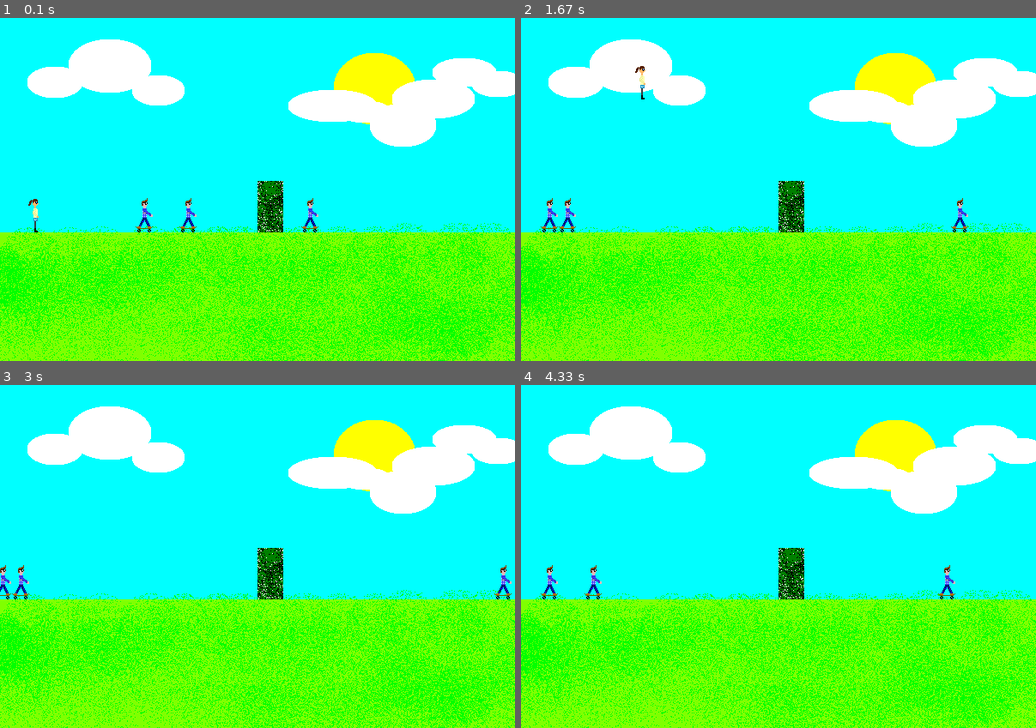
Above: before the commit, frames 1-4 (two rows, left to right).
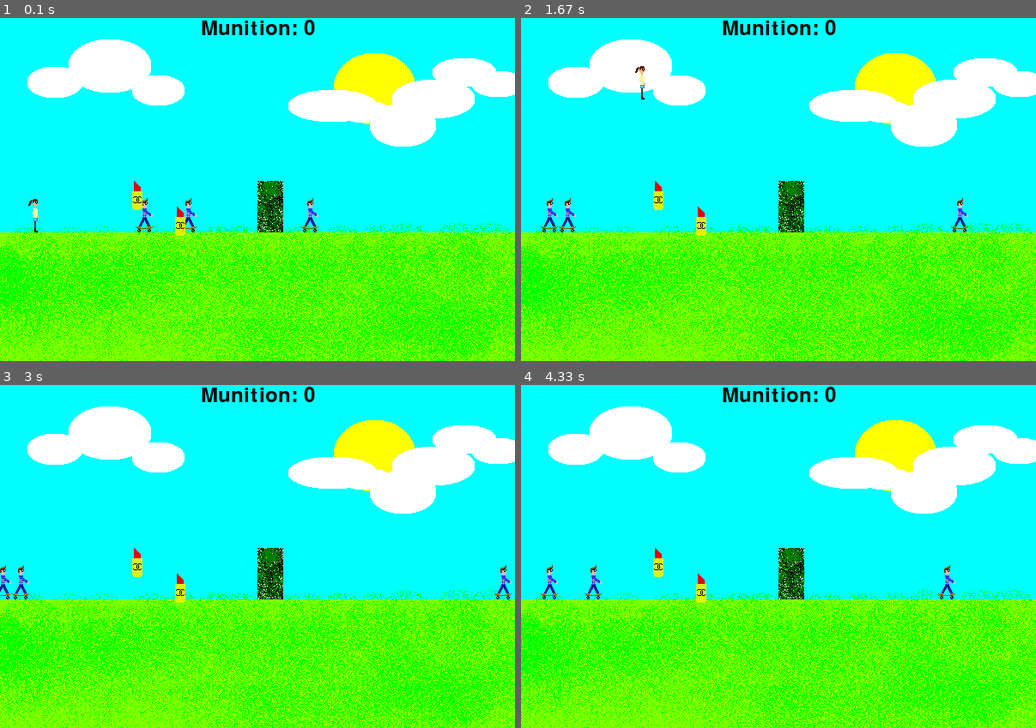
Above: after the commit, the same moments.

Repository: nagellack/SarahGame
Game: pygame game, started from Project/main.py
Two runs of this game, one before a commit and one after it. Both use one fixed random seed, a clock stepped at 60 frames per second and the inputs below. The source is Python 2; it was converted automatically to run under Python 3.
Inputs:
- Up to frame 1 (0.1 s): no input
- Up to frame 2 (1.67 s): hold Right 0.33-0.8 s; hold Right 0.83-1.3 s; tap Space at 0.9, 1.2, 1.4 s; hold Left from 1.33 s (still down)
- Up to frame 3 (3 s): tap Space at 1.7, 1.97, 2.3, 2.6, 2.73 s; release Left at 1.87 s; hold Down 1.9-2.2 s; hold Left 2.23-2.63 s; hold Right from 2.67 s (still down)
- Up to frame 4 (4.33 s): tap Space at 3.03 s; release Right at 3.3 s

The runs differ from the first frame. In frame 1, 0.7% of the frame differs, in the area x 25-62%, y 0-64%; in frame 2, 0.7%; in frame 3, 0.7%; in frame 4, 0.7%.

Commit message:
changes charactor

Diff:
--- a/Project/Charactor.py
+++ b/Project/Charactor.py
@@ -12,6 +12,7 @@
         self.height = 40
         self.maximumjumpheight = 60
         self.isjumping = 0
+        self.rewardcount = 0
 
     def gravity(self, sector):
         if self.isjumping==0:
@@ -73,6 +74,8 @@
             newx = self.x + self.steplength
             newy = self.y
             if sector.hasObstacle([newx,newy],self.width,self.height)==0:
+                if sector.hasReward([newx,newy],self.width,self.height)==1:
+                    self.rewardcount += 1
                 self.x = newx
                 self.y = newy
             else:
@@ -84,26 +87,34 @@
             newx = self.x - self.steplength
             newy = self.y
             if sector.hasObstacle([newx,newy],self.width,self.height)==0:
+                if sector.hasReward([newx,newy],self.width,self.height)==1:
+                    self.rewardcount += 1
                 self.x = newx
                 self.y = newy
             else:
                 self.gravity(sector)
                 self.isjumping=0
                 return 0
+
         if direction == "Up":
             newx = self.x
             newy = self.y - self.jumpheight #(self.isjumping/2 - (self.maximumjumpheight)**0.5 )**2-self.maximumjumpheight
             if sector.hasObstacle([newx,newy],self.width,self.height)==0:
+                if sector.hasReward([newx,newy],self.width,self.height)==1:
+                    self.rewardcount += 1
                 self.x = newx
                 self.y = newy
             else:
                 self.gravity(sector)
                 self.isjumping=0
                 return 0
+
         if direction == "Down":
             newx = self.x
             newy = self.y + self.jumpheight #(self.isjumping/2 - (self.maximumjumpheight)**0.5 )**2-self.maximumjumpheight
             if sector.hasObstacle([newx,newy],self.width,self.height)==0:
+                if sector.hasReward([newx,newy],self.width,self.height)==1:
+                    self.rewardcount += 1
                 self.x = newx
                 self.y = newy
             else:
--- a/Project/Map.py
+++ b/Project/Map.py
@@ -9,7 +9,8 @@
         for sectorid in range(5):
             numberofObstacles=1 #sollte random nummer 0-3 sein
             numberofEnemies=3
-            sector = Sector.Sector(sectorid,numberofObstacles,numberofEnemies)
+            numberofRewards = 2
+            sector = Sector.Sector(sectorid,numberofObstacles,numberofEnemies,numberofRewards)
             self.sectors.append(sector)
 
     def getcurrentsector(self,xvalue):
--- a/Project/PygameView.py
+++ b/Project/PygameView.py
@@ -38,6 +38,11 @@
             self.screen.blit(self.sectorimg,[0,0,600,400])
             self.screen.blit(self.charimage,self.charrect)
 
+            # display Rewards
+            font = pygame.font.Font(None, 36)
+            text = font.render('Munition: ' + str(self.character.rewardcount), 1, (10, 10, 10))
+            textpos = text.get_rect(centerx=self.screen.get_width()/2)
+            self.screen.blit(text, textpos)
 
             enemies = self.sector.enemies
             for i in range(len(enemies)):
@@ -57,6 +62,14 @@
 
                 self.screen.blit(obstimage, obstrect)
 
+            rewards = self.sector.rewards
+            for rew in rewards:
+                rewimage = pygame.image.load(rew.image)
+                rewrect = rewimage.get_rect()
+                rewrect.topleft = (rew.x,rew.y)
+
+                self.screen.blit(rewimage, rewrect)
+
             pygame.display.flip()
 
         if event == 'MoveEvent':
--- a/Project/Reward.py
+++ b/Project/Reward.py
@@ -0,0 +1,16 @@
+class Reward:
+    def __init__(self,identity,x,y,element):
+        self.identity = identity
+        self.image = "Reward"+str(identity)+".png"
+        self.x = x
+        self.y = y
+        self.width = 0
+        self.height = 0
+        self.setwidthheigt()
+        # element in reward list
+        self.element = element
+
+    def setwidthheigt(self):
+        if self.identity==1:
+            self.width = 30
+            self.height = 60
--- a/Project/Sector.py
+++ b/Project/Sector.py
@@ -1,14 +1,20 @@
 import Obstacle
 import Enemy
 import random
+import Reward
 
 class Sector:
-    def __init__(self,identity,numObstacles,numEnemies):
+    def __init__(self,identity,numObstacles,numEnemies,numRewards):
         self.identity = 1 #identity
         self.image = "Sector"+str(self.identity)+".png"
         self.numObstacles = numObstacles
         self.obstacles = []
         self.initObstacles()
+
+        # rewards
+        self.numRewards = numRewards
+        self.rewards = []
+        self.initRewards()
 
         self.numEnemies= numEnemies
         self.enemies = []
@@ -24,6 +30,15 @@
         boden.width = 600
         boden.height = 150
         self.obstacles.append(boden)
+
+    def initRewards(self):
+        element = 0
+        for i in range(self.numRewards):
+            rewardid = 1
+            x = 150 + i*50
+            y = 190 + i*30
+            self.rewards.append(Reward.Reward(rewardid,x,y,element+i))
+
 
     def initEnemies(self):
         for i in range(self.numEnemies):
@@ -43,3 +58,21 @@
             else:
                 return 1
         return 0
+
+    def hasReward(self,desiredPosition,charwidth,charheight):
+        # returns 1 if it has an reward and 0 if it hasn in direction
+        desx = desiredPosition[0]
+        desy = desiredPosition[1]
+        possibility = 0
+
+        rewcounter = 0
+        for rew in self.rewards:
+            if (desx <= (rew.x-charwidth) or desx >= (rew.x+rew.width)) or (desy <= (rew.y-charheight) or desy >= (rew.y+rew.height)):
+                possibility = 0
+            else:
+                print "hit"
+                print rew
+                del self.rewards[rewcounter]
+                possibility = 1
+            rewcounter += 1
+        return possibility
Binary file added: Project/Reward1.png
Binary file added: Project/Sarah.png
